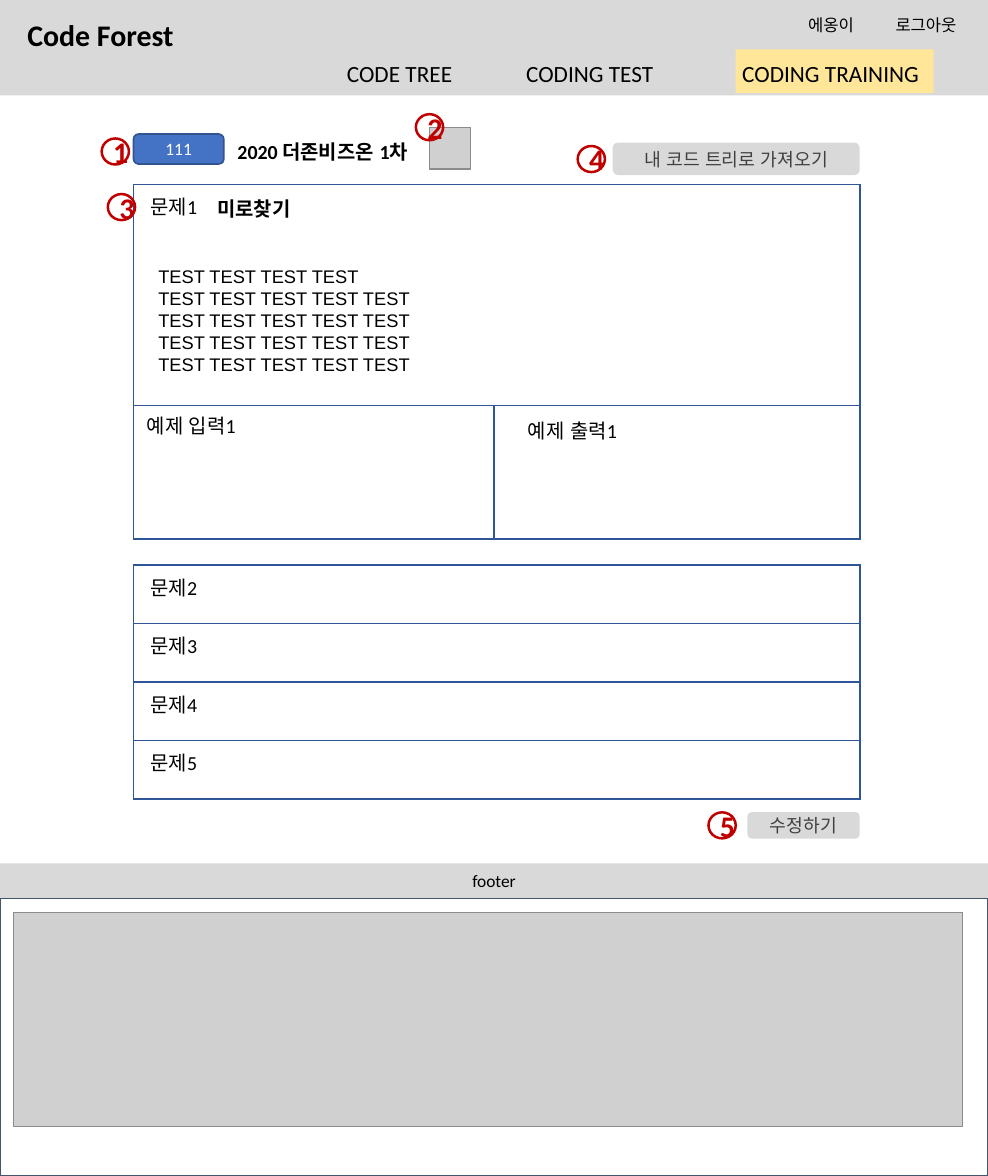
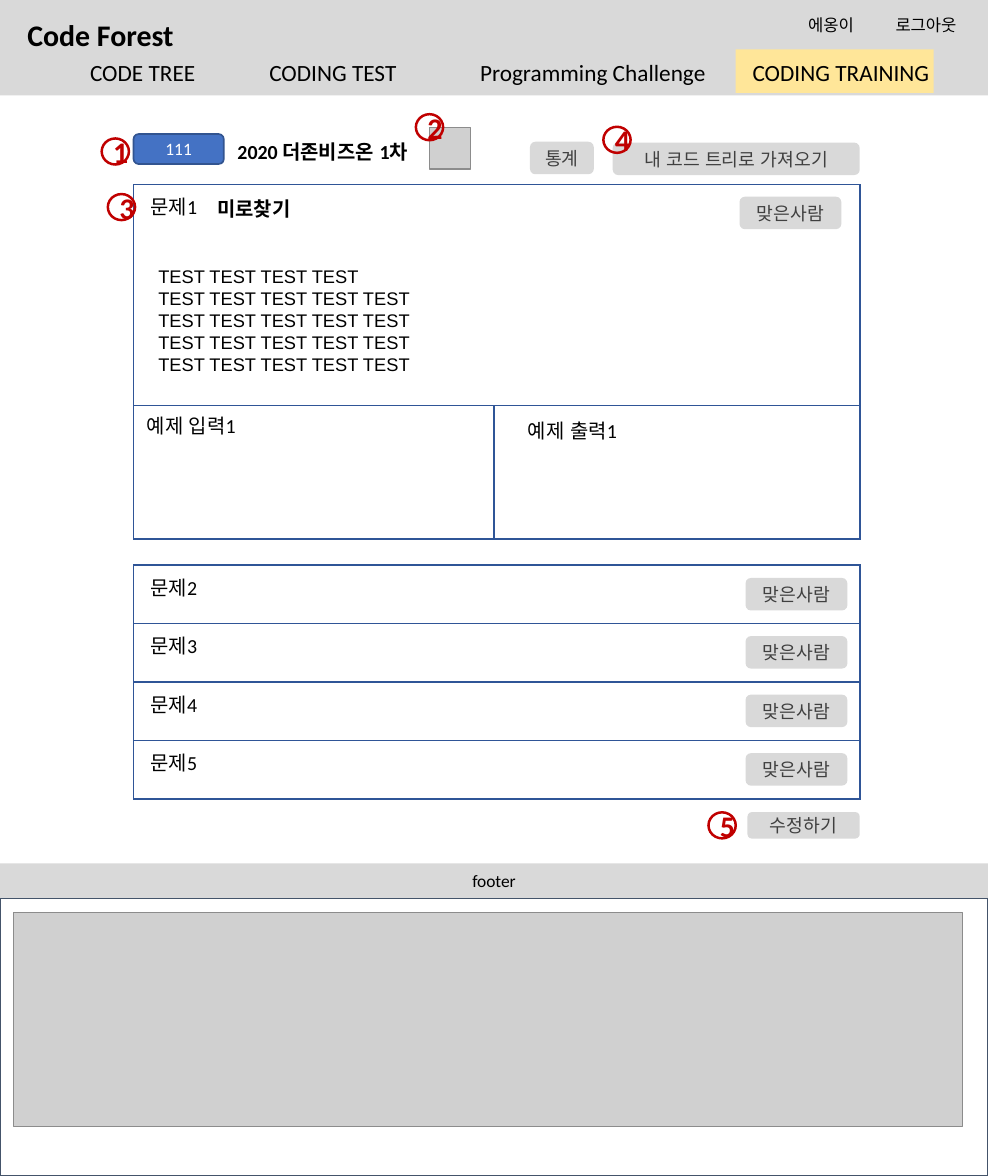
Before and after one commit to btcdd/document, a slide deck: slide 17 of 스토리보드.pptx (slide 16 before the commit). Drawn at 988x1176 pixels with LibreOffice and Linux fonts; fonts in the diff are those of the drawing; grey boxes stand for pictures. Boxes give left, top, right and bottom in pixels: in the first picture for what was removed or moved away, otherwise in the second. Text is boxed around its words. In the diff, an @@ line names an element or a change of style, - is before the commit and + after.

```diff
--- a/스토리보드.pptx
+++ b/스토리보드.pptx
@@ text at (x1=90, y1=65, x2=929, y2=85): text changed @@
-CODE TREE CODING TEST CODING TRAINING
+CODE TREE CODING TEST Programming Challenge CODING TRAINING
@@ rounded rectangle added at (x1=529, y1=142, x2=593, y2=174), fill #D9D9D9, 11 pt, text #404040 @@
+통계
@@ ellipse "4" moved from (x1=577, y1=146, x2=605, y2=172) to (x1=603, y1=127, x2=631, y2=153) @@
@@ rounded rectangle added at (x1=740, y1=197, x2=841, y2=229), fill #D9D9D9, 11 pt, text #404040 @@
+맞은사람
@@ rounded rectangle added at (x1=745, y1=578, x2=847, y2=610), fill #D9D9D9, 11 pt, text #404040 @@
+맞은사람
@@ rounded rectangle added at (x1=745, y1=636, x2=847, y2=668), fill #D9D9D9, 11 pt, text #404040 @@
+맞은사람
@@ rounded rectangle added at (x1=745, y1=694, x2=847, y2=726), fill #D9D9D9, 11 pt, text #404040 @@
+맞은사람
@@ rounded rectangle added at (x1=745, y1=753, x2=847, y2=785), fill #D9D9D9, 11 pt, text #404040 @@
+맞은사람
```
Also in this commit, not shown: 8 other slides changed, 3 slides added.
